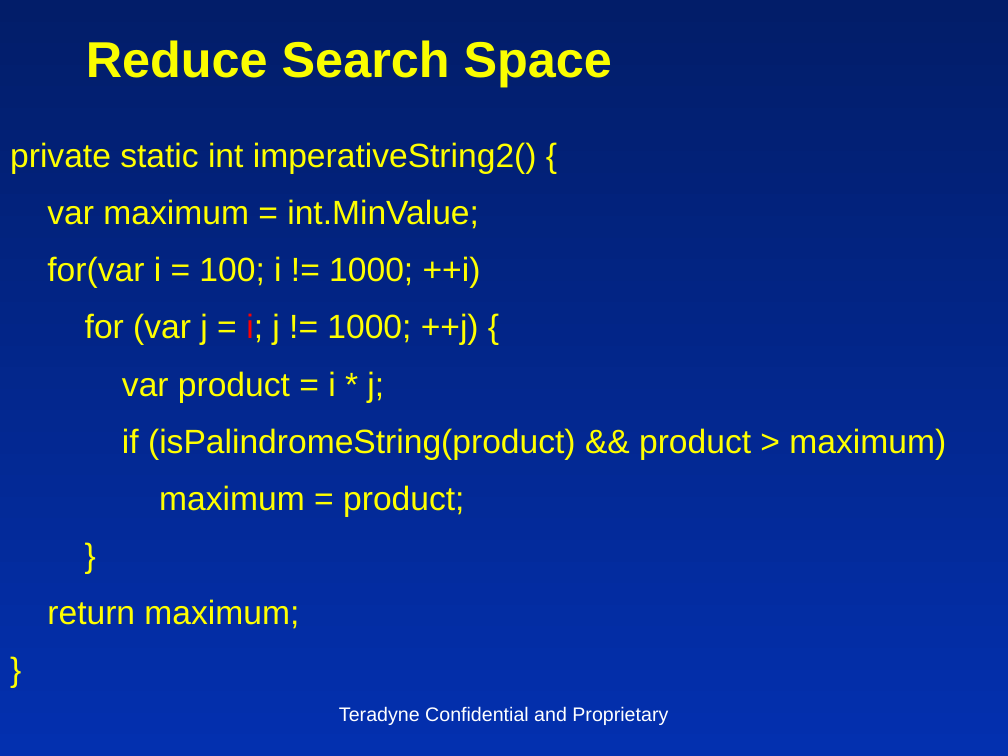
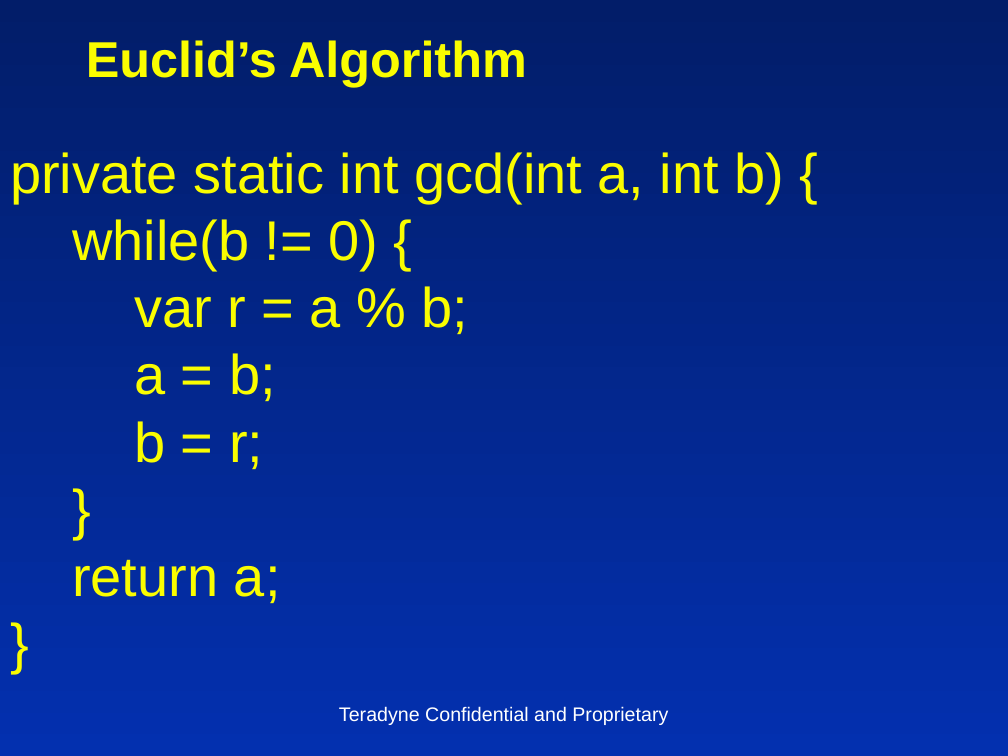
Before and after one commit to insideoutclub/Euler, a slide deck: slide 6 of FiveEasyPieces5.pptx. Drawn at 1008x756 pixels with LibreOffice and Linux fonts; fonts in the diff are those of the drawing. Boxes give left, top, right and bottom in pixels: in the first picture for what was removed or moved away, otherwise in the second. Text is boxed around its words. In the diff, an @@ line names an element or a change of style, - is before the commit and + after.

```diff
--- a/FiveEasyPieces5.pptx
+++ b/FiveEasyPieces5.pptx
@@ title at [86,40,527,87]: text changed @@
-Reduce Search Space
+Euclid’s Algorithm
@@ text "private static int gcd(int a, ..." at [10,152,784,604]: size 24 to 40 pt, text colour #FFFF00 to #FAFD00 in "}", "}"; line spacing 1.25 to 1; less space between paragraphs @@
@@ text at [10,152,784,470]: text changed; size 24 to 40 pt; text colour #FFFF00 to #FAFD00 @@
-private static int imperativeString2() {
-var maximum = int.MinValue;
-for(var i = 100; i != 1000; ++i)
-for (var j = i; j != 1000; ++j) {
-var product = i * j;
-if (isPalindromeString(product) && product > maximum)
-maximum = product;
+private static int gcd(int a, int b) {
+while(b != 0) {
+var r = a % b;
+a = b;
+b = r;
@@ text at [72,559,281,604]: text changed; size 24 to 40 pt; text colour #FFFF00 to #FAFD00 @@
-return maximum;
+return a;
```
Also in this commit, not shown: 6 other slides changed, 1 slide added, 6 slides removed, 4 other files.
